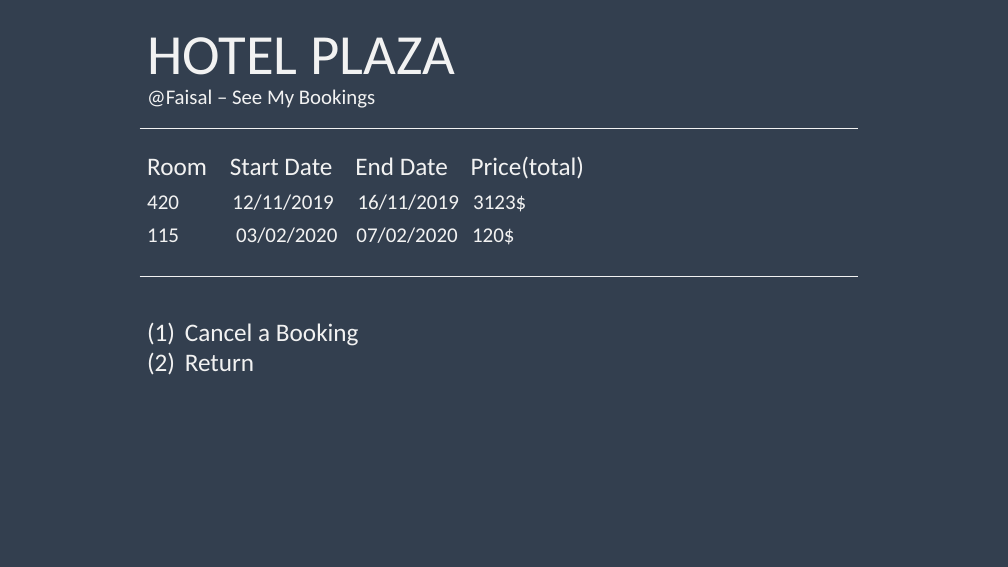
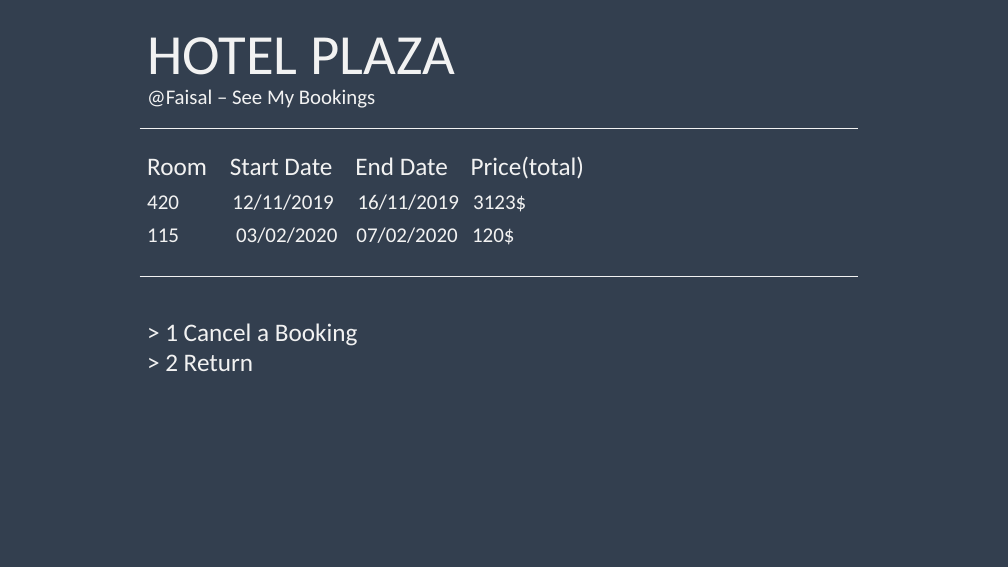
Before and after one commit to Kwandes/hOtEl-tHiNg-HoPe-It-Is-ThE-LaTeSt, a slide deck: slide 16 of Documentation/HP-CLI_example.pptx. Drawn at 1008x567 pixels with LibreOffice and Linux fonts; fonts in the diff are those of the drawing. Boxes give left, top, right and bottom in pixels: in the first picture for what was removed or moved away, otherwise in the second. Text is boxed around its words. In the diff, an @@ line names an element or a change of style, - is before the commit and + after.

```diff
--- a/Documentation/HP-CLI_example.pptx
+++ b/Documentation/HP-CLI_example.pptx
@@ text at bbox=[165, 323, 358, 371]: text changed @@
-(1) Cancel a Booking
-(2) Return
+> 1 Cancel a Booking
+> 2 Return
```
Also in this commit, not shown: 6 other slides changed, 2 other files.
